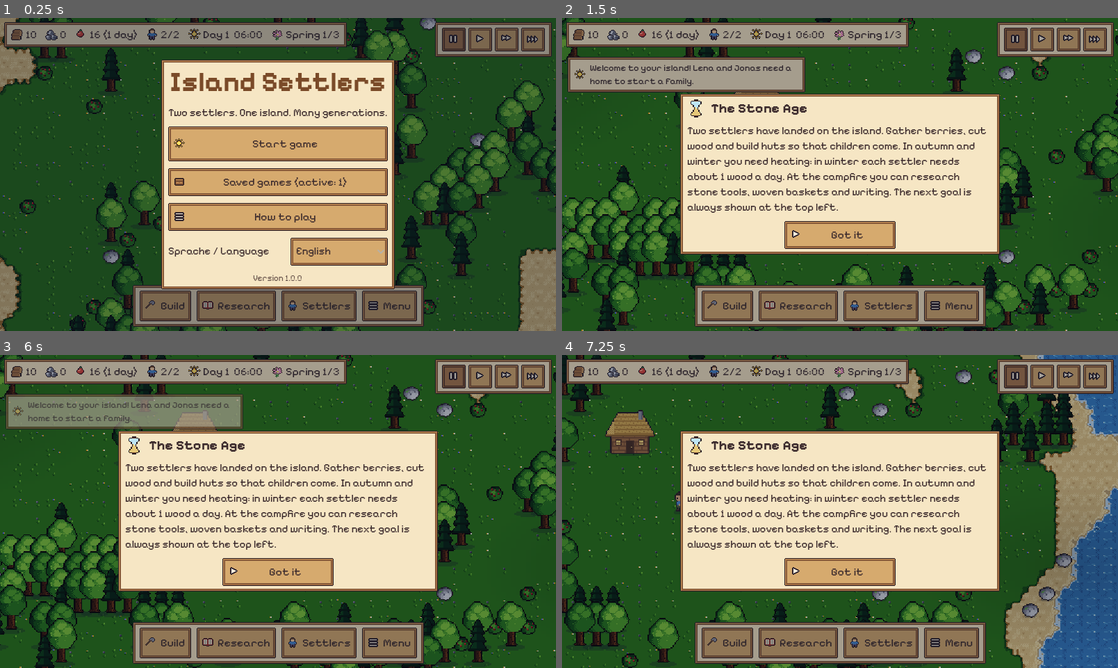
Above: before the commit, frames 1-4 (two rows, left to right).
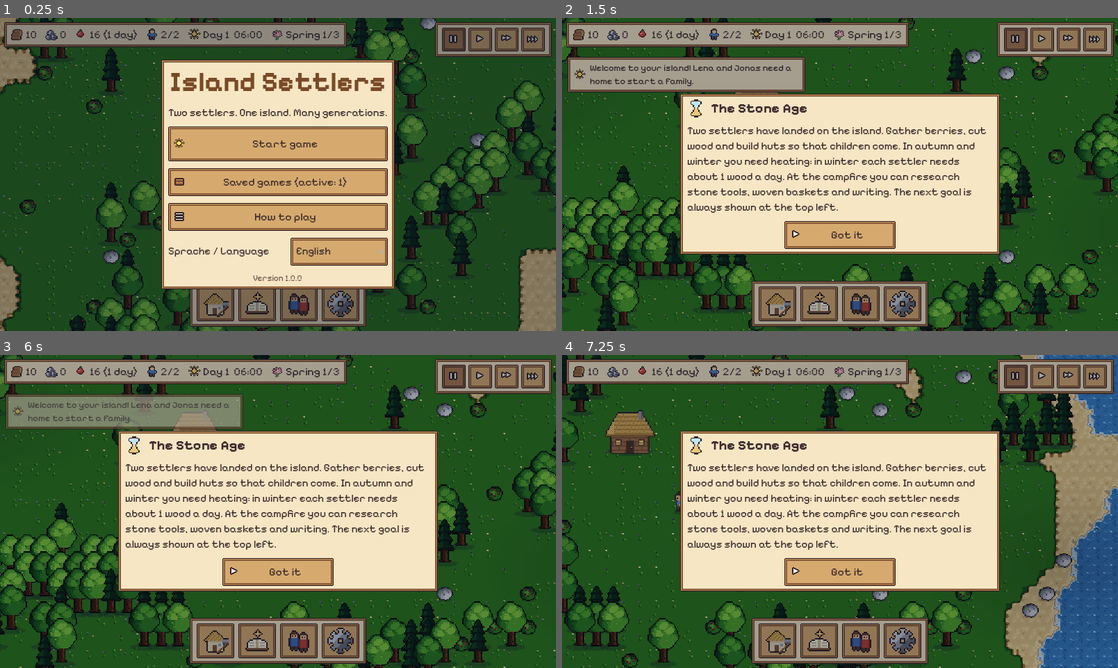
Above: after the commit, the same moments.

Repository: roderichpralle-a11y/New_World
Game: Godot game, scene res://scenes/main.tscn
Two runs of this game, one before a commit and one after it. Both use one fixed random seed, a clock stepped at 60 frames per second and the inputs below.
Inputs (mouse positions are in pixels of both pictures, inside the frame that each line leads up to):
- Up to frame 1 (0.25 s): no input
- Up to frame 2 (1.5 s): click "Start game" at 0.5 s; click (1017, 39) at 1.27 s
- Up to frame 3 (6 s): click (478, 376) at 2.02 s; click (505, 376) at 2.77 s; click (533, 376) at 3.52 s; click (166, 642) at 4.25 s, where only the run before the commit has a clickable "Build"; click (216, 639) at 5.02 s; click (233, 642) at 5.75 s, where only the run before the commit has a clickable "Research"
- Up to frame 4 (7.25 s): tap Enter at 6.5, 6.6 s; move the mouse to (962, 495) at 6.52 s; hold D from 6.53 s (still down); click (962, 495) at 6.67 s; tap Space at 6.77 s

The runs differ from the first frame. In frame 1, 4.2% of the frame differs, in the area x 23-77%, y 85-99%; in frame 2, 5.2%; in frame 3, 5.2%; in frame 4, 5.2%, in the area x 23-77%, y 84-99%.

Commit message:
Leiste unten mit Bildknöpfen und Verwalter-Knopf; offene Fenster aktualisieren sich nicht von selbst; Baumenü zeigt Lagerbestand
Co-Authored-By: Claude Opus 5.5 <noreply@anthropic.com>
Claude-Session: https://claude.ai/code/session_01KDShS7M9ekFLtvu5ctsTBe

Diff:
--- a/data/i18n/en.json
+++ b/data/i18n/en.json
@@ -1920,5 +1920,8 @@
  "Ausgebaute Werft (Stufe 3): baut alle Schiffe, auch Schnellsegler und Galeonen. Liegeplatz für ein Ruderboot.": "Upgraded shipyard (level 3): builds every ship, including clippers and galleons. Berth for one rowboat.",
  "Fehlt auf dieser Insel: %s": "Missing on this island: %s",
  "Zahlen: vorhanden / nötig.": "Numbers: available / needed.",
- "Für offene Baustellen schon abgezogen: %s": "Already set aside for open building sites: %s"
+ "Für offene Baustellen schon abgezogen: %s": "Already set aside for open building sites: %s",
+ "Baue zuerst die Verwaltung (Bauen, Reiter Wissen). Dann findest du hier den Verwalter, Schichten und Überstunden.": "Build the administration first (Build, tab Knowledge). Then you find the administrator, shifts and overtime here.",
+ "Zahlen: im Lager / nötig.": "Numbers: in storage / needed.",
+ "Offene Baustellen holen davon noch: %s": "Open building sites will still fetch: %s"
 }
--- a/scripts/ui/hud.gd
+++ b/scripts/ui/hud.gd
@@ -126,10 +126,14 @@
 	get_viewport().size_changed.connect(_refresh_top)
 	Game.stock_changed.connect(_refresh_top)
 	Game.stock_changed.connect(_on_stock_for_build)
-	Game.stock_changed.connect(_refresh_stock)
+	Game.stock_changed.connect(func():
+		if user_just_acted():
+			_refresh_stock())
 	Game.research_changed.connect(_on_research_changed)
 	Game.population_changed.connect(_refresh_top)
-	Game.population_changed.connect(_refresh_settler_list)
+	Game.population_changed.connect(func():
+		if user_just_acted():
+			_refresh_settler_list())
 	Game.notified.connect(func(t, i = "", c = ""): toast(t, i, c, false))  # Meldungen aus dem Spiel: unter den Fenstern
 	Game.selection_changed.connect(_on_selection)
 	Game.speed_changed.connect(_on_speed)
@@ -138,6 +142,7 @@
 	Sea.islands_changed.connect(_update_sea_button)
 	get_viewport().size_changed.connect(_layout)
 	_update_sea_button()
+	_update_admin_button()
 	_refresh_top()
 	goal_card.attach_pointer(root)
 	AdminInfo.attach(self)  # Vorschläge des Verwalters (scripts/ui/admin_info.gd)
@@ -278,37 +283,86 @@
 
 
 # ================================================================== Unterleiste
+## Knöpfe der Leiste unten (josh 2026-10-19): Bilder statt Text aus assets/sprites/menu_icons.png
+## (tools/gen_art_menu.py, je 20x20, doppelt groß gezeigt); der Name steht im Tooltip.
+const MENU_ICONS := ["bauen", "forschung", "siedler", "inseln", "menue", "verwalter"]
+const MENU_TEX := preload("res://assets/sprites/menu_icons.png")
+var _admin_btn: Button
+
+
+func _menu_button(icon: String, tip: String) -> Button:
+	var b := UiTheme.button("", "", 48)
+	var at := AtlasTexture.new()
+	at.atlas = MENU_TEX
+	at.region = Rect2(20 * MENU_ICONS.find(icon), 0, 20, 20)
+	b.icon = at
+	b.expand_icon = true
+	b.icon_alignment = HORIZONTAL_ALIGNMENT_CENTER
+	b.add_theme_constant_override("icon_max_width", 40)
+	b.custom_minimum_size = Vector2(54, 50)
+	b.tooltip_text = tip
+	return b
+
+
 func _build_bottom() -> void:
 	var p := PanelContainer.new()
 	p.name = tr("BottomPanel")
 	root.add_child(p)
 	_bottom = HBoxContainer.new()
-	_bottom.add_theme_constant_override("separation", 8)
+	_bottom.add_theme_constant_override("separation", 6)
 	p.add_child(_bottom)
-	var bb := UiTheme.button(tr("Bauen"), "hammer", 44)
+	var bb := _menu_button("bauen", tr("Bauen"))
 	bb.pressed.connect(func():
 		Game.player_action.emit("panel", "bauen")
+		if not _build_panel.visible:
+			_fill_build_list()  # neue Zahlen beim Öffnen
 		_toggle(_build_panel))
 	_bottom.add_child(bb)
 	_build_btn = bb
-	_research_btn = UiTheme.button(tr("Forschung"), "wissen", 44)
+	_research_btn = _menu_button("forschung", tr("Forschung"))
 	_research_btn.pressed.connect(func():
 		Game.player_action.emit("panel", "forschung")
 		_fill_research_list()
 		_toggle(_research_panel))
 	_bottom.add_child(_research_btn)
-	var sb := UiTheme.button(tr("Siedler"), "person", 44)
+	var sb := _menu_button("siedler", tr("Siedler"))
 	sb.pressed.connect(func():
 		Game.player_action.emit("panel", "siedler")
 		_toggle(_settler_panel)
 		_refresh_settler_list())
 	_bottom.add_child(sb)
-	_sea_btn = UiTheme.button(tr("Inseln"), "boot", 44)
+	_sea_btn = _menu_button("inseln", tr("Inseln"))
 	_sea_btn.pressed.connect(_open_sea)
 	_bottom.add_child(_sea_btn)
-	var mb := UiTheme.button(tr("Menü"), "menu", 44)
+	_admin_btn = _menu_button("verwalter", tr("Verwalter"))
+	_admin_btn.pressed.connect(_open_admin)
+	_admin_btn.visible = false
+	_bottom.add_child(_admin_btn)
+	var mb := _menu_button("menue", tr("Menü"))
 	mb.pressed.connect(func(): _toggle(_menu_panel))
 	_bottom.add_child(mb)
+
+
+## Verwalter-Knopf (josh 2026-10-19): ab der Forschung der Verwaltung; öffnet das Fenster der Verwaltung.
+func _update_admin_button() -> void:
+	if _admin_btn == null:
+		return
+	var show := Game.is_unlocked("verwaltung")
+	if _admin_btn.visible != show:
+		_admin_btn.visible = show
+		_layout()
+
+
+func _open_admin() -> void:
+	var o = Admin.office()
+	if o == null:
+		toast(tr("Baue zuerst die Verwaltung (Bauen, Reiter Wissen). Dann findest du hier den Verwalter, Schichten und Überstunden."), "person")
+		return
+	if o.world != world:
+		Sea.switch_to(int(o.world.island_id))
+	for pnl in _panels():
+		pnl.visible = false
+	Game.select(o)
 
 
 func _open_sea() -> void:
@@ -337,13 +391,25 @@
 	_refresh_top()
 	_refresh_settler_list()
 	_update_sea_button()
+	_update_admin_button()
 	if _sea_panel.visible:
 		_sea_panel.refresh()
 
 
 ## Ein Tipp außerhalb der Fenster (nicht auf die Leisten oben und unten, nicht aufs Infofenster)
 ## schließt alle offenen Fenster. Der Tipp zählt nur dafür und löst nichts auf der Karte aus.
+## Offene Fenster aktualisieren sich nicht von selbst (josh 2026-10-19), nur kurz nach einem Tipp des Spielers,
+## damit seine eigene Änderung sofort zu sehen ist. Neue Zahlen sonst beim nächsten Öffnen.
+var _last_tap_ms := -100000
+
+
+func user_just_acted() -> bool:
+	return Time.get_ticks_msec() - _last_tap_ms < 1500
+
+
 func _input(ev: InputEvent) -> void:
+	if ev is InputEventMouseButton and ev.pressed:
+		_last_tap_ms = Time.get_ticks_msec()
 	if not (ev is InputEventMouseButton and ev.pressed and ev.button_index == MOUSE_BUTTON_LEFT):
 		return
 	if has_overlay() or _panels().all(func(pn): return pn == null or not pn.visible):
@@ -557,7 +623,7 @@
 		cost.size_flags_vertical = Control.SIZE_SHRINK_CENTER
 		for res in def.cost:
 			cost.add_child(UiTheme.icon_rect(Data.res_icon(res), 16))
-			# vorhanden / nötig; vorhanden ohne das Material, das offene Baustellen noch holen
+			# im Lager / nötig
 			var hv := int(free.get(res, 0))
 			var nd := int(def.cost[res])
 			cost.add_child(UiTheme.label("%d/%d" % [mini(hv, 9999), nd], 13, UiTheme.TEXT if hv >= nd else UiTheme.BAD))
@@ -598,13 +664,13 @@
 	var held := []
 	for res in _build_held:
 		held.append("%d %s" % [int(_build_held[res]), Data.resource_name(res)])
-	_build_footer.left.text = tr("Zahlen: vorhanden / nötig.") + (" " + tr("Für offene Baustellen schon abgezogen: %s") % ", ".join(held) if not held.is_empty() else "")
+	_build_footer.left.text = tr("Zahlen: im Lager / nötig.") + (" " + tr("Offene Baustellen holen davon noch: %s") % ", ".join(held) if not held.is_empty() else "")
 	_build_dirty = false
 	Win.set_left2(_build_footer, tr("Bauen abbrechen: im Plan auf X tippen"))
 
 
-## Freies Baumaterial auf dieser Insel: Lager minus das, was offene Baustellen noch holen (josh 2026-10-18).
-## Sonst zeigte die Liste „genug“, obwohl das Material schon für eine andere Baustelle gedacht ist.
+## Baumaterial im Lager dieser Insel (josh 2026-10-19: die Zahl soll zeigen, was im Lager liegt). Was offene
+## Baustellen davon noch holen, steht nur als Hinweis im Fuß des Fensters (_build_held).
 var _build_held: Dictionary = {}
 var _build_dirty := false
 
@@ -618,13 +684,13 @@
 				_build_held[res] = int(_build_held.get(res, 0)) + int(rc[res])
 	var out := {}
 	for res in Data.resources:
-		out[res] = maxi(0, Game.amount(res) - int(_build_held.get(res, 0)))
+		out[res] = Game.amount(res)
 	return out
 
 
 ## Lager ändert sich, während das Bauen-Fenster offen ist: höchstens einmal je Sekunde neu füllen.
 func _on_stock_for_build() -> void:
-	if _build_panel == null or not _build_panel.visible or _build_dirty:
+	if _build_panel == null or not _build_panel.visible or _build_dirty or not user_just_acted():
 		return
 	_build_dirty = true
 	get_tree().create_timer(1.0, true, false, true).timeout.connect(func():
@@ -740,8 +806,8 @@
 		ExamView.refresh(_exam_box)
 	var label := tr("Forschung")
 	if cur != "":
-		label = "%d%%" % int(Game.tech_progress(cur) / Game.tech_points(cur) * 100.0)
-	_research_btn.text = label
+		label += ": %s %d%%" % [Data.techs[cur].name, int(Game.tech_progress(cur) / Game.tech_points(cur) * 100.0)]
+	_research_btn.tooltip_text = label  # Knopf zeigt nur das Bild (josh 2026-10-19)
 
 
 const ROMAN := ["I", "II", "III", "IV", "V", "VI", "VII", "VIII", "IX", "X", "XI", "XII", "XIII", "XIV", "XV", "XVI"]
@@ -909,11 +975,14 @@
 
 func _on_research_changed() -> void:
 	_update_sea_button()
+	_update_admin_button()
 	if _research_panel.visible:
-		_fill_research_list()
+		if user_just_acted():
+			_fill_research_list()
 	else:
 		_update_research_head()
-	_fill_build_list()
+	if not _build_panel.visible or user_just_acted():
+		_fill_build_list()
 
 
 # ================================================================== Vorraete
@@ -1561,6 +1630,8 @@
 	if _settler_tick > 0.0:
 		return
 	_settler_tick = 1.0
+	if not user_just_acted():
+		return  # offen: steht still, bis der Spieler etwas tippt
 	if _settler_signature() != _settler_sig:
 		_refresh_settler_list()  # jemand ist frei geworden, erwachsen, geboren, gestorben oder umgezogen
 		return
@@ -3133,30 +3204,13 @@
 	var vs := get_viewport().get_visible_rect().size
 	var portrait := vs.y > vs.x
 	var bp: Control = _bottom.get_parent()
-	# Schmaler Bildschirm: Symbol ueber dem Text, alle Knoepfe gleich breit
+	# Bildknöpfe: auf schmalen Bildschirmen etwas schmaler, damit alle in eine Reihe passen
 	var btns := _bottom.get_children().filter(func(b): return b.visible)
-	var narrow_bar := vs.x < 140.0 * btns.size()
+	var narrow_bar := vs.x < 64.0 * btns.size() + 30.0
 	for b in btns:
-		b.vertical_icon_alignment = VERTICAL_ALIGNMENT_TOP if narrow_bar else VERTICAL_ALIGNMENT_CENTER
-		b.icon_alignment = HORIZONTAL_ALIGNMENT_CENTER if narrow_bar else HORIZONTAL_ALIGNMENT_LEFT
-		for st in ["normal", "hover", "pressed", "hover_pressed", "disabled"]:
-			if narrow_bar:
-				var sb: StyleBox = root.theme.get_stylebox(st, tr("Button")).duplicate()
-				sb.content_margin_left = 2
-				sb.content_margin_right = 2
-				b.add_theme_stylebox_override(st, sb)
-			else:
-				b.remove_theme_stylebox_override(st)
-		if narrow_bar:
-			b.add_theme_font_size_override("font_size", 12)
-			b.custom_minimum_size = Vector2(floor((vs.x - 30.0 - 6.0 * (btns.size() - 1)) / btns.size()), 50)
-			b.clip_text = true
-		else:
-			b.remove_theme_font_size_override("font_size")
-			b.custom_minimum_size = Vector2(44, 44)
-			b.clip_text = false
+		b.custom_minimum_size = Vector2(floor((vs.x - 30.0 - 4.0 * (btns.size() - 1)) / btns.size()), 50) if narrow_bar else Vector2(54, 50)
 		b.reset_size()
-	_bottom.add_theme_constant_override("separation", 6 if narrow_bar else 8)
+	_bottom.add_theme_constant_override("separation", 4 if narrow_bar else 6)
 	bp.reset_size()
 	bp.position = Vector2((vs.x - bp.size.x) / 2.0, vs.y - bp.size.y - 6)
 	_place_bar.reset_size()
@@ -3340,7 +3394,8 @@
 	_research_tick -= delta
 	if _research_tick <= 0.0:
 		_research_tick = 0.5
-		_update_research_head()
+		if not _research_panel.visible or user_just_acted():
+			_update_research_head()
 	_info_timer -= delta / max(Engine.time_scale, 0.001) if Engine.time_scale > 0 else delta
 	if _info_panel.visible and _info_timer <= 0.0:
 		_info_timer = 0.5
--- a/scripts/ui/quest_view.gd
+++ b/scripts/ui/quest_view.gd
@@ -54,14 +54,14 @@
 		if p.visible:
 			fill(box, hud))
 	Quests.changed.connect(func():
-		if is_instance_valid(p) and p.visible:
+		if is_instance_valid(p) and p.visible and hud.user_just_acted():
 			fill(box, hud))
 	var t := Timer.new()
 	t.wait_time = 0.5
 	t.ignore_time_scale = true
 	t.autostart = true
 	t.timeout.connect(func():
-		if p.visible:
+		if p.visible and hud.user_just_acted():  # offen: steht still (josh 2026-10-19)
 			refresh(box))
 	p.add_child(t)
 	return p
--- a/scripts/ui/sea_panel.gd
+++ b/scripts/ui/sea_panel.gd
@@ -113,7 +113,7 @@
 	_scroll.add_child(_details)
 	Sea.islands_changed.connect(_on_islands_changed)
 	Game.stock_changed.connect(func():
-		if visible:
+		if visible and hud.user_just_acted():
 			_update_head())
 	get_viewport().size_changed.connect(_fit)
 
@@ -145,12 +145,11 @@
 	_map.queue_redraw()
 
 
-## Die Warentabelle bleibt stehen, während man sie rollt oder einstellt (josh 2026-10-18): neue Zahlen erst beim
-## Öffnen, beim Reiterwechsel oder nach einem Tipp im Fenster. Die anderen Ansichten folgen weiter sofort.
+## Das Fenster bleibt stehen, während es offen ist (josh 2026-10-18 Warentabelle, 2026-10-19 alle Fenster):
+## neue Zahlen erst beim Öffnen, beim Reiterwechsel oder nach einem Tipp im Fenster.
 func _on_islands_changed() -> void:
-	if _view == "goods" and visible:
-		_update_head()
-		_map.queue_redraw()
+	if visible and not hud.user_just_acted():
+		_map.queue_redraw()  # offene Fenster stehen still (josh 2026-10-19); nur die Karte bewegt sich
 		return
 	refresh()
 
--- a/scripts/ui/trade_panel.gd
+++ b/scripts/ui/trade_panel.gd
@@ -82,7 +82,7 @@
 	hud.top_alerts.add_child(_badge)
 	Merchant.changed.connect(_on_changed)
 	Game.stock_changed.connect(func():
-		if visible:
+		if visible and hud.user_just_acted():
 			refresh())
 	get_viewport().size_changed.connect(func():
 		if _fit():
@@ -119,7 +119,7 @@
 
 func _on_changed() -> void:
 	_refresh_badge()
-	if visible:
+	if visible and hud.user_just_acted():
 		refresh()
 
 
@@ -129,7 +129,7 @@
 		return
 	_next_ms = now + 500
 	_refresh_badge()
-	if visible:
+	if visible and hud.user_just_acted():
 		_update_head()
 
 
Binary file added: assets/sprites/menu_icons.png
Not shown, added: assets/sprites/menu_icons.png.import
Not shown, changed: DESIGN.md
Not shown, added: tools/gen_art_menu.py
